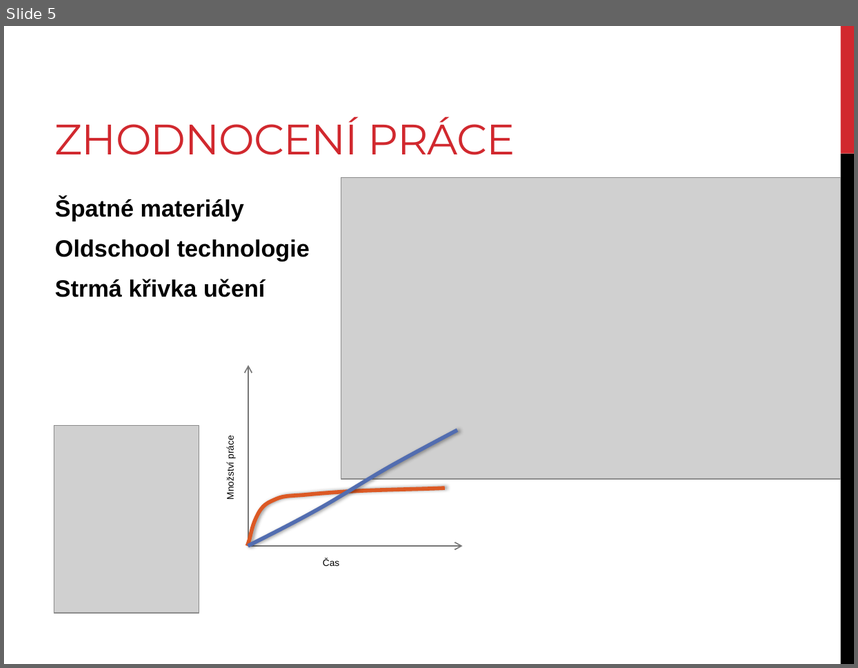
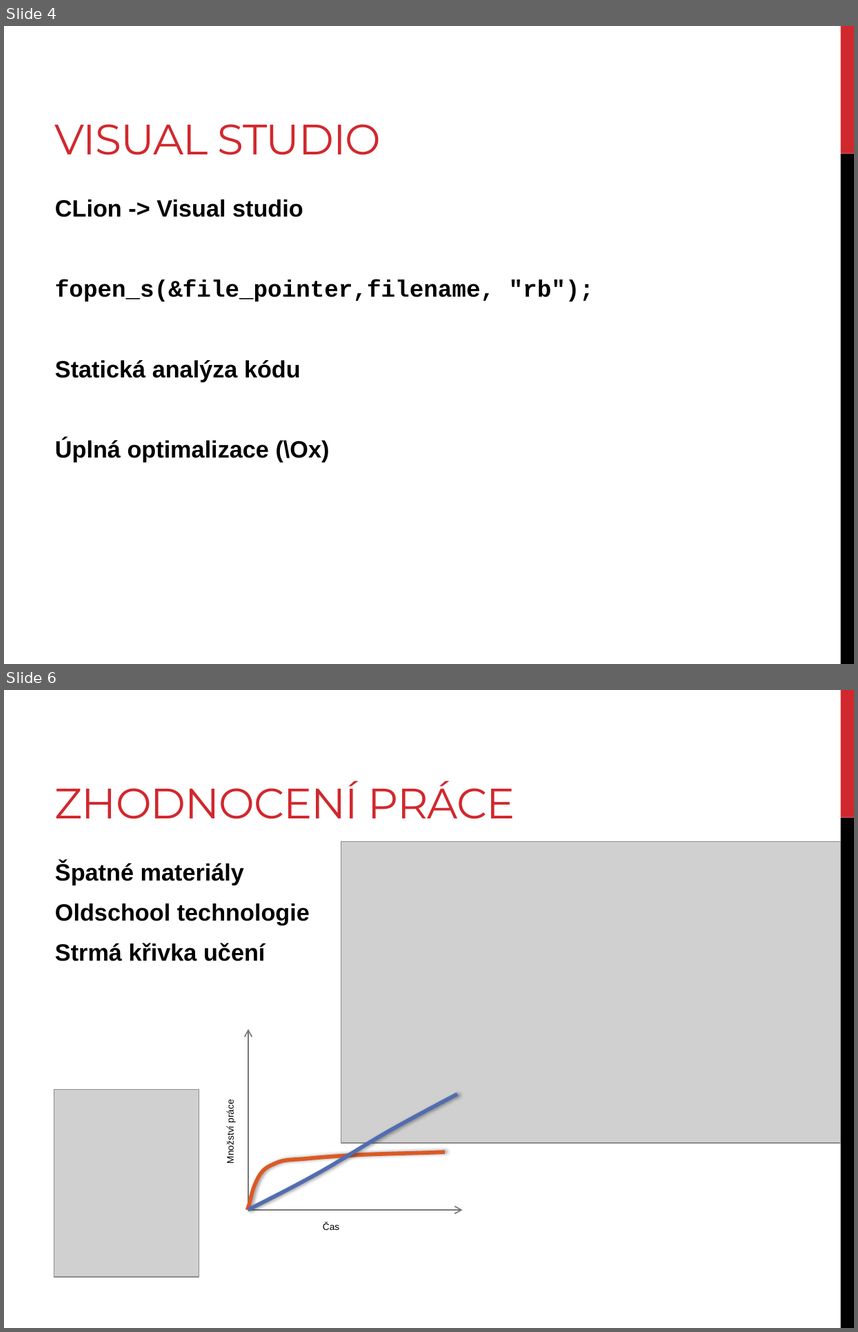
Before and after one commit to LaserPork/OS, a slide deck: Prezentace/Prezentace2.pptx. Shown one above the other, each under a label of ours: slide 5 before the commit, slides 4 and 6 after it; the slides between them are not shown. The pictures are 858x668 and 858x1332 pixels, drawn with LibreOffice and Linux fonts; fonts in the diff are those of the drawing; grey boxes stand for pictures. Boxes give left, top, right and bottom in pixels: in the first picture for what was removed or moved away, otherwise in the second. Text is boxed around its words. In the diff, an @@ line names an element or a change of style, - is before the commit and + after.

Commit message:
Uprava Visual Studio

```diff
--- a/Prezentace/Prezentace2.pptx
+++ b/Prezentace/Prezentace2.pptx
@@ slide 4 added at (4, 26, 854, 664), background #FFFFFF; not listed: 2 template elements that a slide beside it also shows @@
@@ title added at (55, 124, 381, 155), 36 pt, text #D1282E @@
+VISUAL STUDIO
@@ text added at (55, 199, 594, 462), 20 pt, text #000000, bold @@
+CLion -> Visual studio
+fopen_s(&file_pointer,filename, "rb");
+Statická analýza kódu
+Úplná optimalizace (\Ox)
@@ what was slide 5 is now slide 6 @@
```
Also in this commit, not shown: 1 slide changed.
